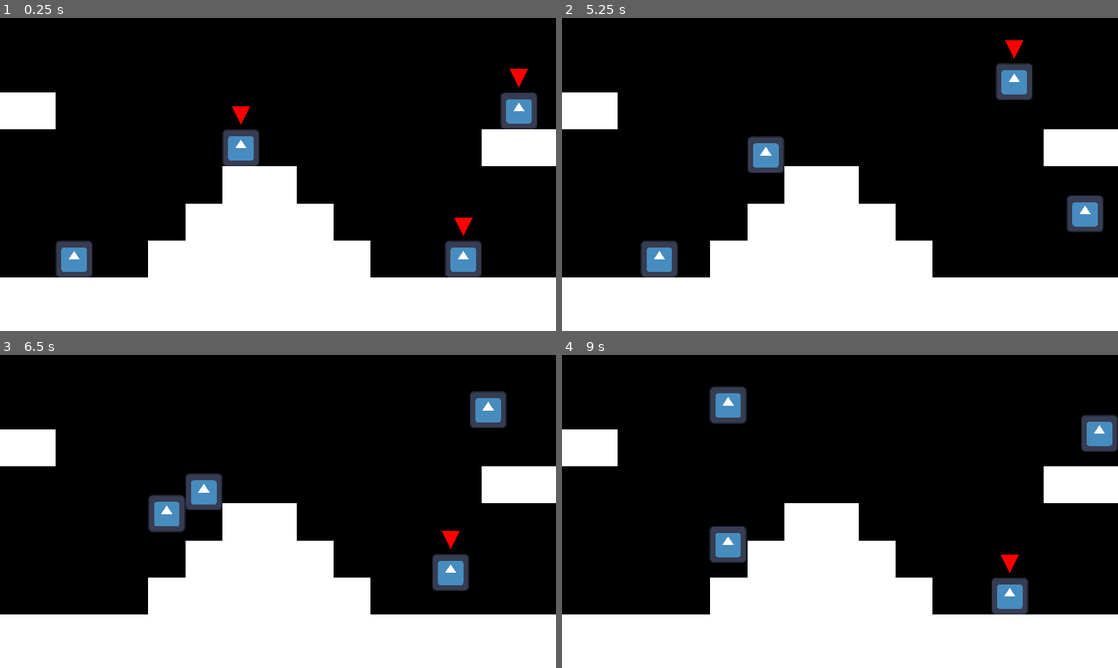
Above: before the commit, frames 1-4 (two rows, left to right).
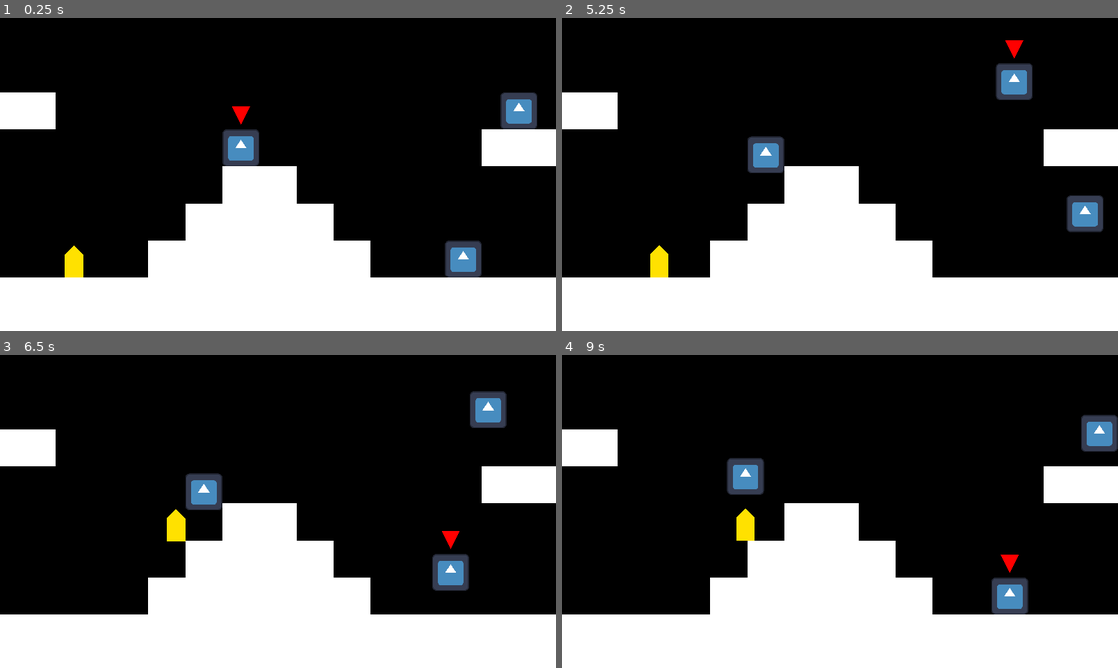
Above: after the commit, the same moments.

Repository: ericvennemeyer/taqueria-ultima
Game: Godot game, scene res://Scenes/world.tscn
Two runs of this game, one before a commit and one after it. Both use one fixed random seed, a clock stepped at 60 frames per second and the inputs below. The engine's default icon, where the game draws it, is replaced by a stand-in: a white triangle on a blue panel in a dark square.
Inputs:
- Up to frame 1 (0.25 s): no input
- Up to frame 2 (5.25 s): tap Enter (change_player) at 0.5, 0.6, 1.55, 2.1, 2.85, 4.35, 5.1 s; hold D (move_right) 0.53-2.03 s; tap W (jump) at 0.77, 0.8, 1.07, 1.35, 1.52, 1.82, 2.3, 3.02, 3.32, 3.6, 3.77, 4.07, 4.52, 4.82 s; hold A (move_left) 2.03-2.78 s; hold D (move_right) 2.78-4.28 s; hold A (move_left) 4.28-5.03 s; hold D (move_right) from 5.03 s (still down)
- Up to frame 3 (6.5 s): tap W (jump) at 5.3, 5.85, 6.02, 6.32 s; release D (move_right) at 5.78 s; hold A (move_left) from 5.78 s (still down); tap Enter (change_player) at 6.05 s
- Up to frame 4 (9 s): tap Enter (change_player) at 6.6, 7.35, 8.85 s; tap W (jump) at 6.77, 6.8, 7.07, 7.52, 7.82, 8.1 s; release A (move_left) at 7.28 s; hold D (move_right) from 7.28 s (still down)

The runs differ from the first frame. In frame 1, 1.0% of the frame differs, in the area x 10-95%, y 16-83%; in frame 2, 0.8%; in frame 3, 0.9%; in frame 4, 2.6%, in the area x 26-37%, y 10-67%.

Commit message:
Create resource class for player movement stats. Fix bug where all player selection indicators are visible at start. Change temp enemy sprite.

Diff:
--- a/Scenes/enemy.tscn
+++ b/Scenes/enemy.tscn
@@ -4,7 +4,7 @@
 [ext_resource type="Script" path="res://Scripts/enemy.gd" id="1_i0bmw"]
 
 [sub_resource type="RectangleShape2D" id="RectangleShape2D_jtlig"]
-size = Vector2(64, 64)
+size = Vector2(32, 56)
 
 [sub_resource type="CircleShape2D" id="CircleShape2D_bu35a"]
 radius = 247.0
@@ -15,13 +15,18 @@
 script = ExtResource("1_i0bmw")
 
 [node name="Sprite2D" type="Sprite2D" parent="."]
+visible = false
 position = Vector2(0, -32)
 scale = Vector2(0.5, 0.5)
 texture = ExtResource("1_1640v")
 
+[node name="Polygon2D" type="Polygon2D" parent="."]
+color = Color(1, 0.883333, 0, 1)
+polygon = PackedVector2Array(-16, 0, 16, 0, 16, -40, 0, -56, -16, -40)
+
 [node name="CollisionShape2D" type="CollisionShape2D" parent="."]
 modulate = Color(0.7695, 0.81, 0, 1)
-position = Vector2(0, -32)
+position = Vector2(0, -28)
 shape = SubResource("RectangleShape2D_jtlig")
 
 [node name="PlayerDetectionRadius" type="Area2D" parent="."]
@@ -33,11 +38,11 @@
 shape = SubResource("CircleShape2D_bu35a")
 
 [node name="RayCastRight" type="RayCast2D" parent="."]
-position = Vector2(24, -32)
+position = Vector2(8, -32)
 target_position = Vector2(15, 0)
 
 [node name="RayCastLeft" type="RayCast2D" parent="."]
-position = Vector2(-25, -32)
+position = Vector2(-8, -32)
 target_position = Vector2(-15, 0)
 
 [connection signal="body_entered" from="PlayerDetectionRadius" to="." method="_on_player_detection_radius_body_entered"]
--- a/Scenes/player.tscn
+++ b/Scenes/player.tscn
@@ -21,5 +21,6 @@
 shape = SubResource("RectangleShape2D_5n2xv")
 
 [node name="SelectionIndicator" type="Polygon2D" parent="."]
+visible = false
 color = Color(1, 0, 0, 1)
 polygon = PackedVector2Array(0, -136, -16, -168, 16, -168)
--- /dev/null
+++ b/Scripts/player_movement_data.gd
@@ -0,0 +1,10 @@
+class_name PlayerMovementData
+extends Resource
+
+@export var speed = 100.0
+@export var acceleration = 800.0
+@export var air_acceleration = 400.0
+@export var friction = 1000.0
+@export var jump_velocity = -300.0
+@export var gravity_scale = 1.0
+@export var air_resistance = 200.0
--- a/Scripts/world.gd
+++ b/Scripts/world.gd
@@ -11,9 +11,10 @@
 	RenderingServer.set_default_clear_color(Color.BLACK)
 
 	player_characters_array = player_controlled.get_children()
-	for player in player_characters_array:
+	for player: Player in player_characters_array:
 		if player.is_active:
 			current_player = player
+			current_player.selection_indicator.visible = true
 
 
 # Called every frame. 'delta' is the elapsed time since the previous frame.
@@ -32,7 +33,7 @@
 	print(current_player_index)
 	print(next_player_index)
 	current_player = player_characters_array[next_player_index]
-	for player in player_characters_array:
+	for player: Player in player_characters_array:
 		player.is_active = false
 		player.selection_indicator.visible = false
 	current_player.is_active = true
